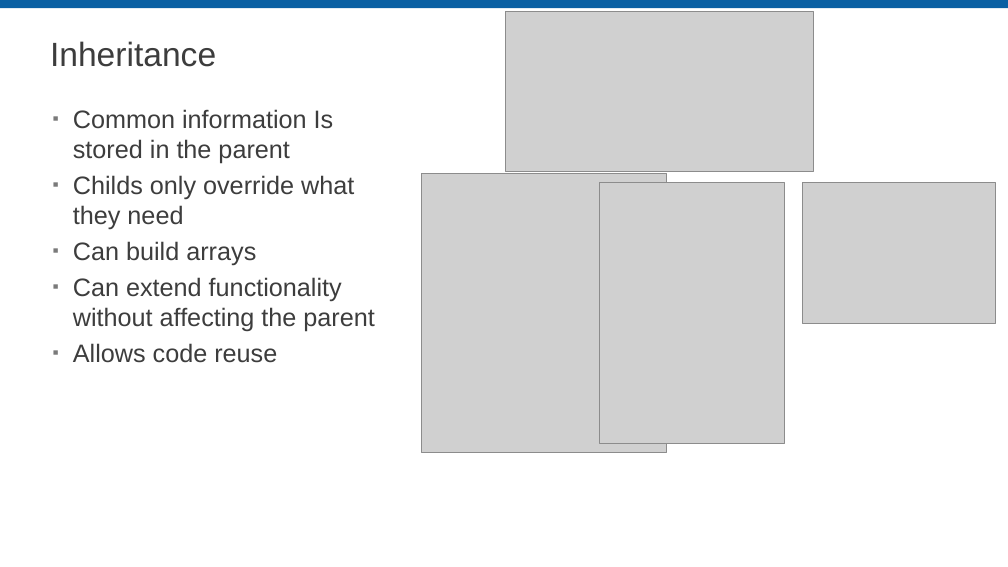
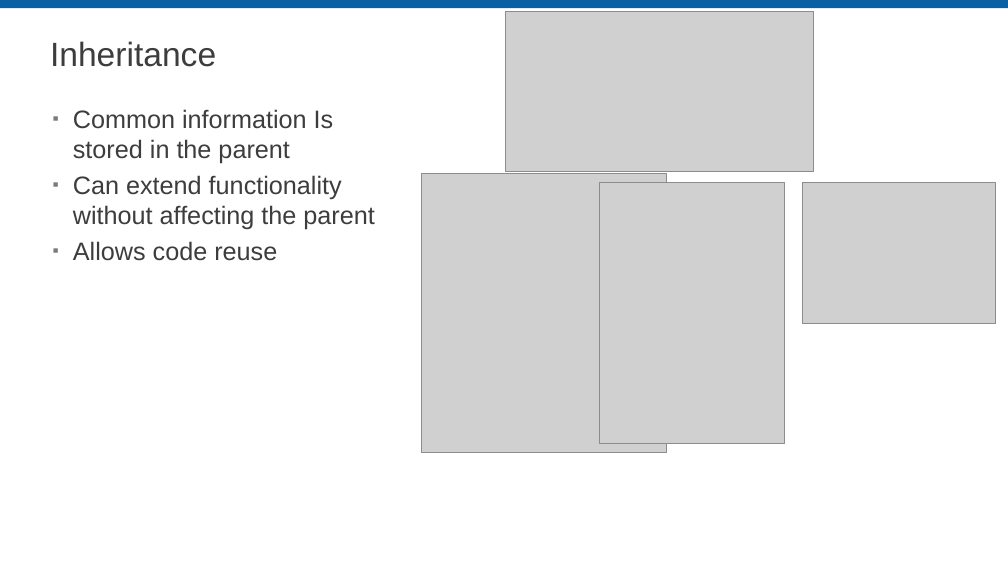
Before and after one commit to LabVIEW-DCAF/Documentation, a slide deck: slide 27 of Trunk/Getting Started Material/DCAF Training/2 Demystifying LabVIEW Object Oriented.pptx (slide 19 before the commit). Drawn at 1008x567 pixels with LibreOffice and Linux fonts; fonts in the diff are those of the drawing; grey boxes stand for pictures; background and template pictures are left out. Boxes give left, top, right and bottom in pixels: in the first picture for what was removed or moved away, otherwise in the second. Text is boxed around its words. In the diff, an @@ line names an element or a change of style, - is before the commit and + after.

```diff
--- a/Trunk/Getting Started Material/DCAF Training/2 Demystifying LabVIEW Object Oriented.pptx
+++ b/Trunk/Getting Started Material/DCAF Training/2 Demystifying LabVIEW Object Oriented.pptx
@@ text at bbox=[73, 175, 354, 265]: paragraphs removed @@
-▪ Childs only override what they need
-▪ Can build arrays
```
Also in this commit, not shown: 8 other slides changed, 18 slides added, 1 slide removed.
